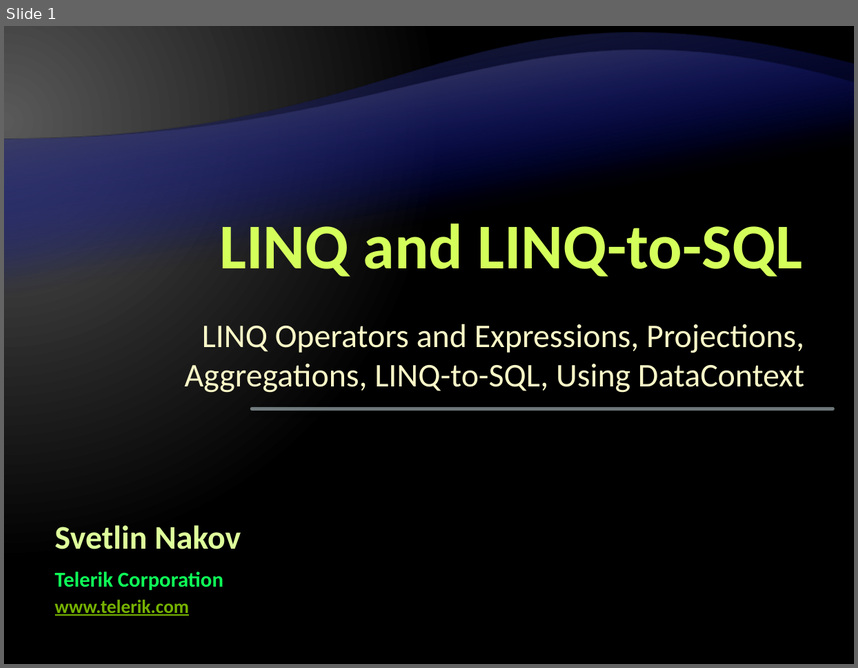
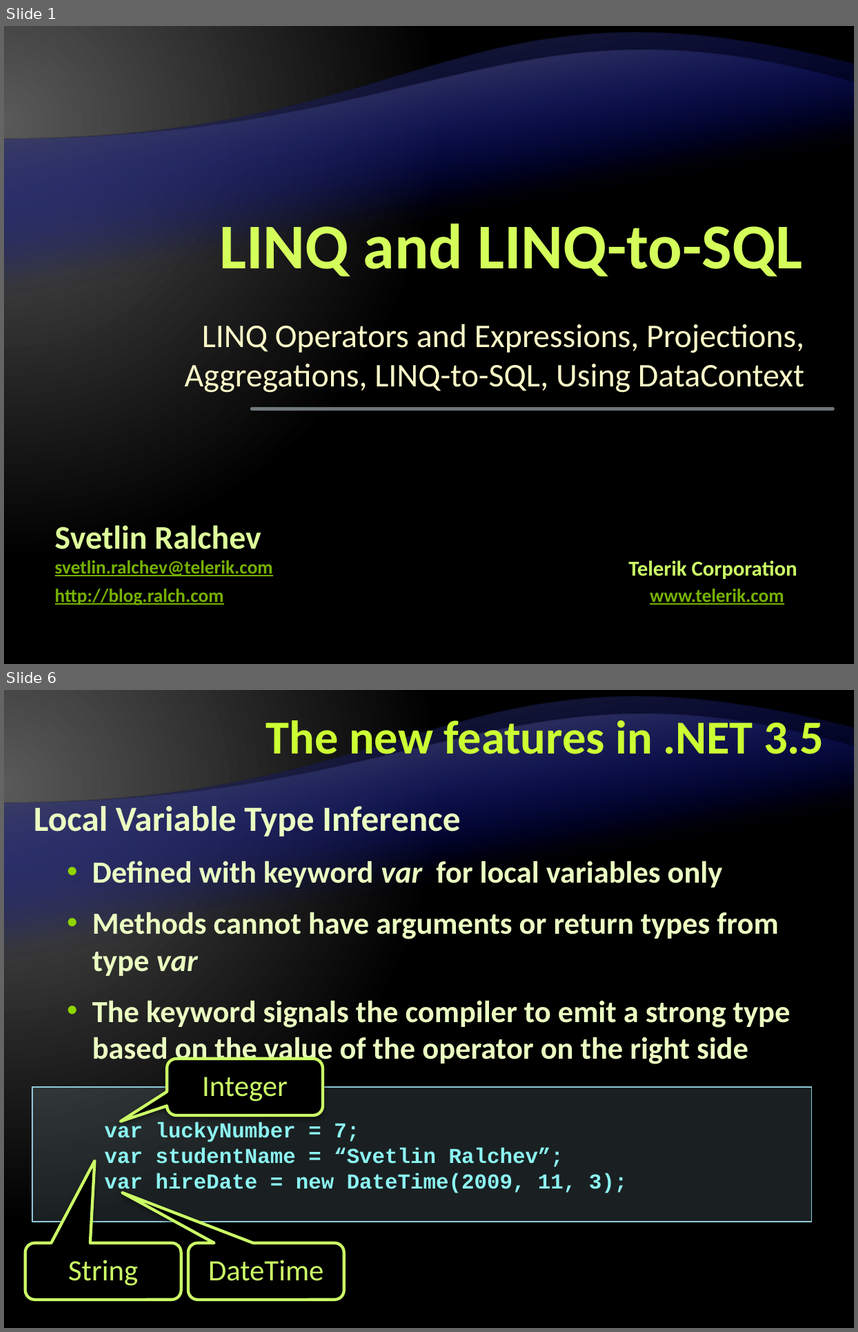
Before and after one commit to Graveheart/aspnetcourse, a slide deck: lectures/6. LINQ and LINQ-to-SQL.pptx. Shown one above the other, each under a label of ours: slide 1 before the commit, slides 1 and 6 after it; the slides between them are not shown. The pictures are 858x668 and 858x1332 pixels, drawn with LibreOffice and Linux fonts; fonts in the diff are those of the drawing; background and template pictures are left out. Boxes give left, top, right and bottom in pixels: in the first picture for what was removed or moved away, otherwise in the second. Text is boxed around its words. In the diff, an @@ line names an element or a change of style, - is before the commit and + after.

```diff
--- a/lectures/6. LINQ and LINQ-to-SQL.pptx
+++ b/lectures/6. LINQ and LINQ-to-SQL.pptx
@@ slide 6 added at box(4, 690, 854, 1328), background gradient #595959 to #000000; not listed: 2 template elements that a slide beside it also shows @@
@@ title added at box(266, 714, 824, 765), 40 pt, text #CCFF33, bold @@
+The new features in .NET 3.5
@@ text added at box(34, 806, 791, 1066), 26 pt, text #EBFFC2, bold @@
+Local Variable Type Inference
+  • Defined with keyword var for local variables only
+  • Methods cannot have arguments or return types from type var
+  • The keyword signals the compiler to emit a strong type based on the value of the operator on the right side
@@ rounded speech box added at box(168, 1058, 323, 1115), fill #000000, outline #CCFF66 2.5 pt, 25 pt, text #CCFF66 @@
+Integer
@@ text added at box(32, 1087, 811, 1221), fill #B5DBE5 at 15% opacity, outline #90CAD7 1 pt, 18 pt, text #8CF4F2, bold @@
+var luckyNumber = 7;
+var studentName = “Svetlin Ralchev”;
+var hireDate = new DateTime(2009, 11, 3);
@@ rounded speech box added at box(25, 1243, 181, 1299), fill #000000, outline #CCFF66 2.5 pt, 25 pt, text #CCFF66 @@
+String
@@ rounded speech box added at box(188, 1243, 344, 1299), fill #000000, outline #CCFF66 2.5 pt, 25 pt, text #CCFF66 @@
+DateTime
@@ slide 1 changed as well @@
@@ text at box(55, 525, 261, 549): text changed @@
-Svetlin Nakov
+Svetlin Ralchev
@@ text added at box(55, 560, 273, 576), 16 pt, text #76B200, bold, underline @@
+svetlin.ralchev@telerik.com
@@ text "Telerik Corporation": place and size @@
-text "Telerik Corporation" at box(55, 571, 223, 590)
+text "Telerik Corporation" at box(628, 560, 797, 579)
@@ text "Telerik Corporation" at box(628, 560, 797, 579): text colour #0EFE58 to #CCFF66 @@
@@ text "www.telerik.com": place and size @@
-text "www.telerik.com" at box(55, 599, 189, 615)
+text "www.telerik.com" at box(650, 588, 784, 604)
@@ text added at box(55, 588, 224, 605), 16 pt, text #76B200, bold, underline @@
+http://blog.ralch.com
```
Also in this commit, not shown: 1 other slide changed, 60 other slides added.
